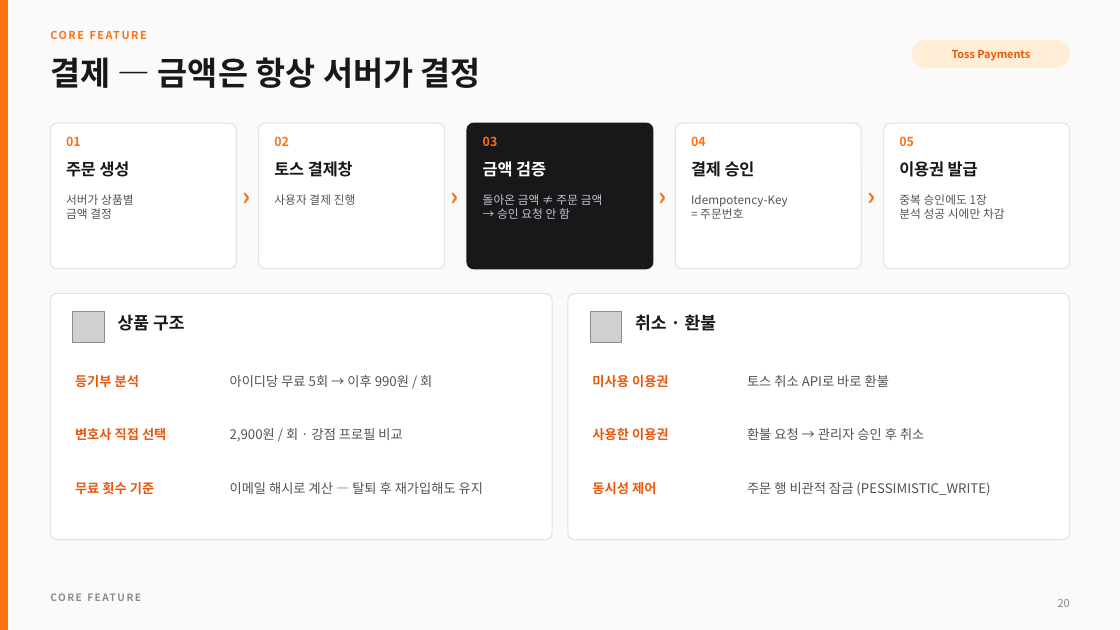
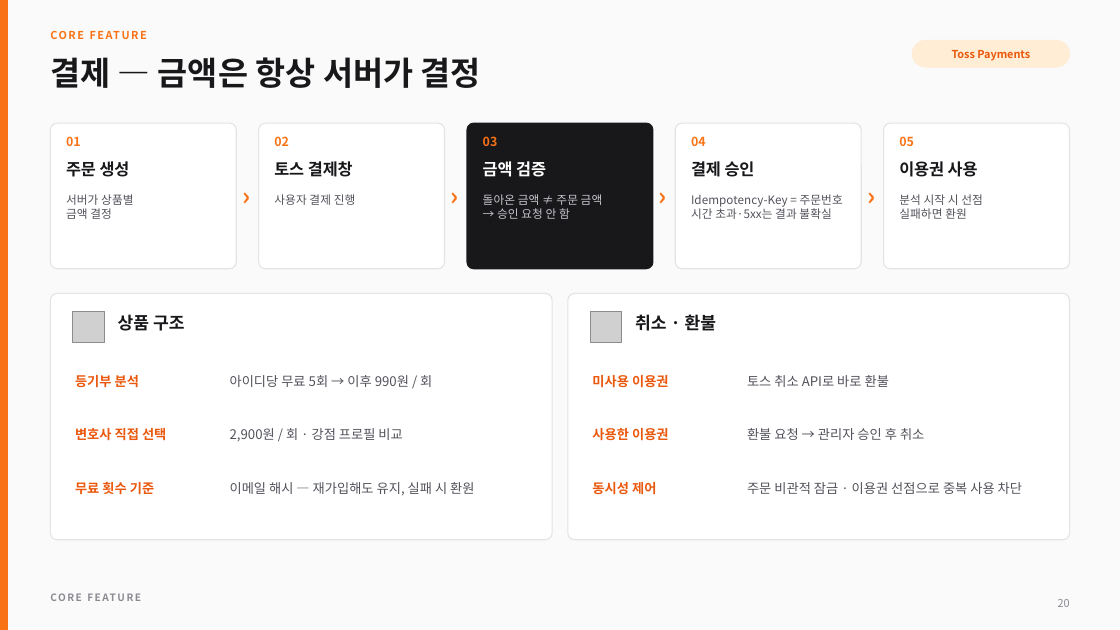
Before and after one commit to chean0830/guard-project, a slide deck: slide 20 of docs/portfolio/ProjectGuard_Portfolio.pptx. Drawn at 1120x630 pixels with LibreOffice and Linux fonts; fonts in the diff are those of the drawing; grey boxes stand for pictures. Boxes give left, top, right and bottom in pixels: in the first picture for what was removed or moved away, otherwise in the second. Text is boxed around its words. In the diff, an @@ line names an element or a change of style, - is before the commit and + after.

```diff
--- a/docs/portfolio/ProjectGuard_Portfolio.pptx
+++ b/docs/portfolio/ProjectGuard_Portfolio.pptx
@@ text at (899,161,978,177): text changed @@
-이용권 발급
+이용권 사용
@@ text at (691,194,843,219): text changed @@
-Idempotency-Key
-= 주문번호
+Idempotency-Key = 주문번호
+시간 초과·5xx는 결과 불확실
@@ text at (899,194,983,219): text changed @@
-중복 승인에도 1장
-분석 성공 시에만 차감
+분석 시작 시 선점
+실패하면 환원
@@ text at (230,482,474,495): text changed @@
-이메일 해시로 계산 — 탈퇴 후 재가입해도 유지
+이메일 해시 — 재가입해도 유지, 실패 시 환원
@@ text at (747,482,1022,494): text changed @@
-주문 행 비관적 잠금 (PESSIMISTIC_WRITE)
+주문 비관적 잠금 · 이용권 선점으로 중복 사용 차단
```
Also in this commit, not shown: 11 other slides changed, 1 slide added, 21 other files.
